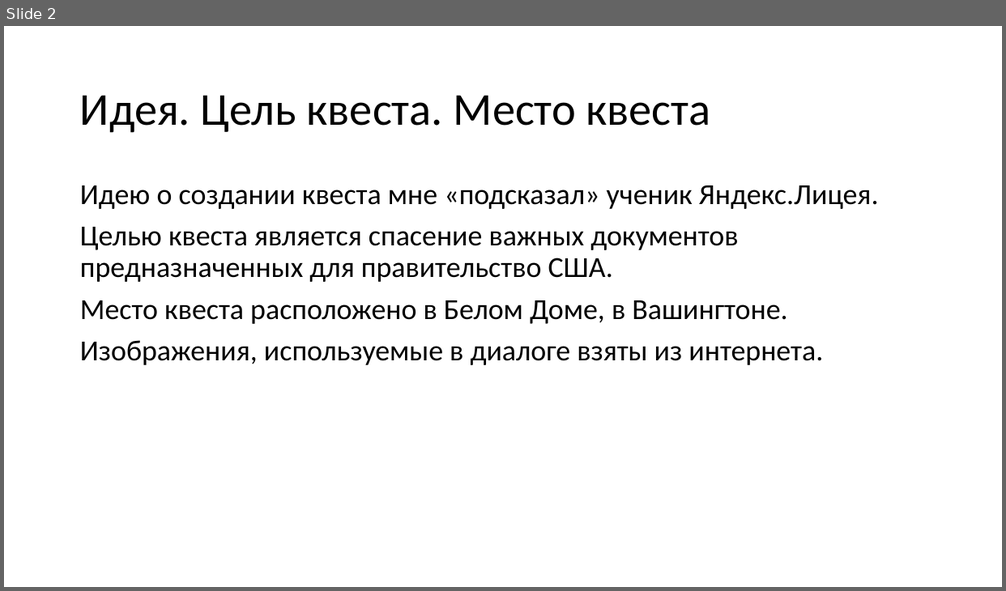
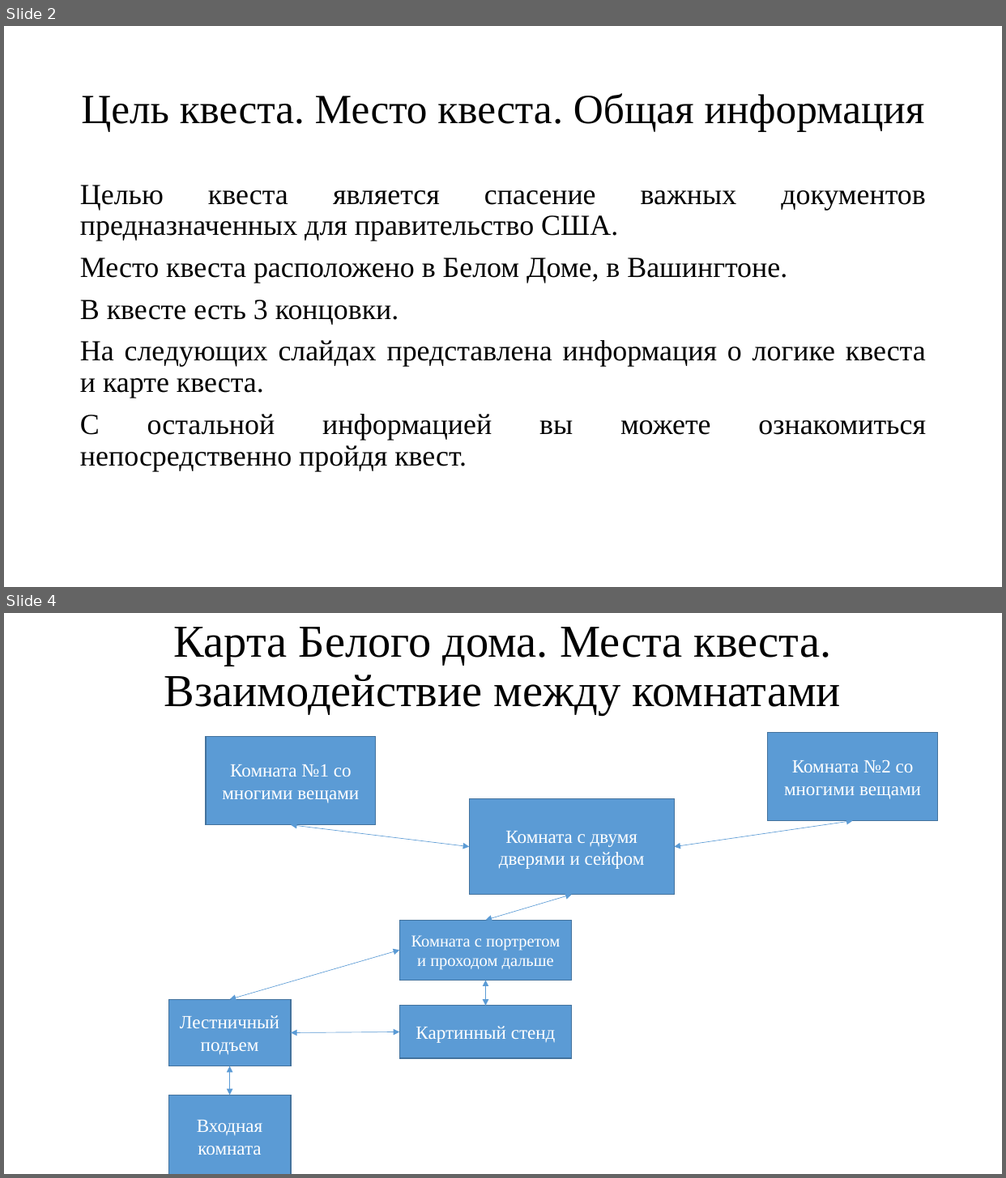
Before and after one commit to Glander13/AliceProject, a slide deck: Квест «Побег из белого дома».pptx. Shown one above the other, each under a label of ours: slide 2 before the commit, slides 2 and 4 after it; the slides between them are not shown. The pictures are 1006x591 and 1006x1178 pixels, drawn with LibreOffice and Linux fonts; fonts in the diff are those of the drawing. Boxes give left, top, right and bottom in pixels: in the first picture for what was removed or moved away, otherwise in the second. Text is boxed around its words. In the diff, an @@ line names an element or a change of style, - is before the commit and + after.

```diff
--- a/Квест «Побег из белого дома».pptx
+++ b/Квест «Побег из белого дома».pptx
@@ slide 4 added at (4,613,1002,1174), background #FFFFFF @@
@@ title added at (164,627,842,715), 44 pt, text #000000 @@
+Карта Белого дома. Места квеста. Взаимодействие между комнатами
@@ rectangle added at (768,733,938,821), fill #5B9BD5, outline #43739E 1 pt, 18 pt, text #FFFFFF @@
+Комната №2 со многими вещами
@@ rectangle added at (206,736,376,825), fill #5B9BD5, outline #43739E 1 pt, 18 pt, text #FFFFFF @@
+Комната №1 со многими вещами
@@ rectangle added at (470,799,675,895), fill #5B9BD5, outline #43739E 1 pt, 18 pt, text #FFFFFF @@
+Комната с двумя дверями и сейфом
@@ double arrow added from (291, 825) to (470, 846), #5B9BD5 0.5 pt @@
@@ double arrow added from (674, 846) to (853, 821), #5B9BD5 0.5 pt @@
@@ double arrow added from (485, 920) to (572, 895), #5B9BD5 0.5 pt @@
@@ rectangle added at (399,920,572,980), fill #5B9BD5, outline #43739E 1 pt, 16 pt, text #FFFFFF @@
+Комната с портретом и проходом дальше
@@ double arrow added from (230, 1000) to (399, 951), #5B9BD5 0.5 pt @@
@@ rectangle added at (168,1000,291,1067), fill #5B9BD5, outline #43739E 1 pt, 18 pt, text #FFFFFF @@
+Лестничный подъем
@@ double arrow added from (485, 981) to (485, 1006), #5B9BD5 0.5 pt @@
@@ rectangle added at (399,1006,572,1059), fill #5B9BD5, outline #43739E 1 pt, 18 pt, text #FFFFFF @@
+Картинный стенд
@@ double arrow added from (291, 1033) to (399, 1033), #5B9BD5 0.5 pt @@
@@ double arrow added from (230, 1067) to (230, 1095), #5B9BD5 0.5 pt @@
@@ rectangle added at (168,1095,291,1174), fill #5B9BD5, outline #43739E 1 pt, 18 pt, text #FFFFFF @@
+Входная комната
@@ slide 2 changed as well @@
@@ title at (81,93,925,132): text changed; size 44 to 40 pt; font Calibri to Times New Roman @@
-Идея. Цель квеста. Место квеста
+Цель квеста. Место квеста. Общая информация
@@ text at (80,186,879,209): paragraph removed @@
-Идею о создании квеста мне «подсказал» ученик Яндекс.Лицея.
@@ text at (80,185,926,284): font Calibri to Times New Roman in "Целью квеста является спасение важных документов предназначе ...", "Место квеста расположено в Белом Доме, в ..."; alignment left to justified @@
@@ text at (80,300,926,472): text changed; font Calibri to Times New Roman @@
-Изображения, используемые в диалоге взяты из интернета.
+В квесте есть 3 концовки.
+На следующих слайдах представлена информация о логике квеста и карте квеста.
+С остальной информацией вы можете ознакомиться непосредственно пройдя квест.
```
Also in this commit, not shown: 3 other slides changed, 2 other slides added, 2 other files.
